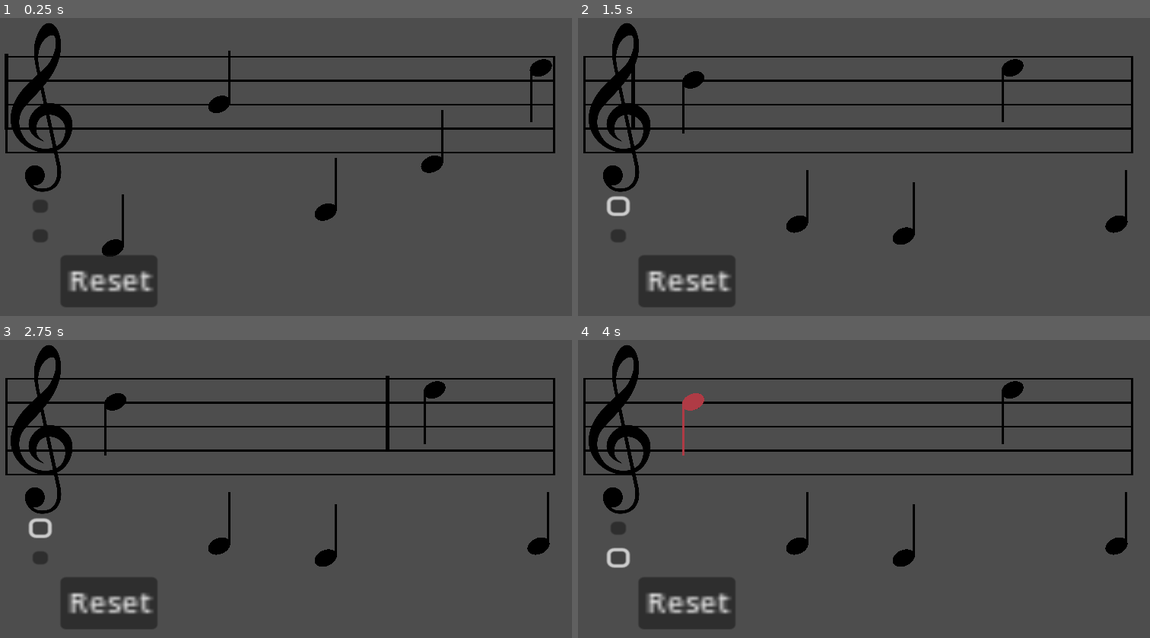
Above: before the commit, frames 1-4 (two rows, left to right).
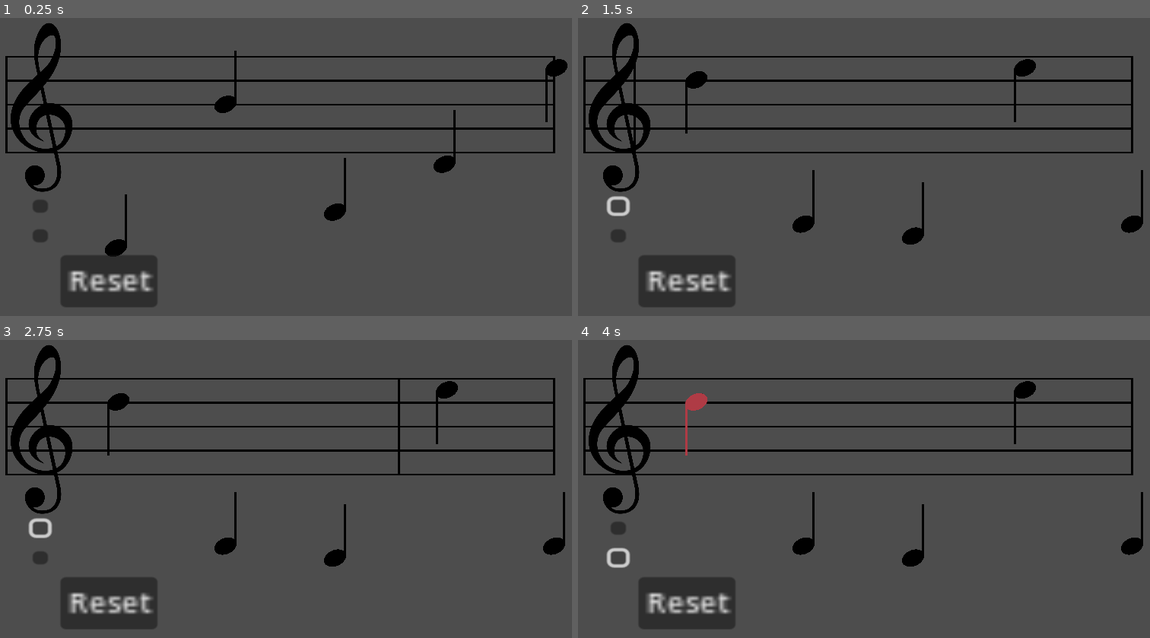
Above: after the commit, the same moments.

Repository: Sniggiho/COMP225-Reluna
Game: Godot game, scene res://Scenes/firstScene.tscn
The game is run twice, just before and just after one commit, with the same random seed, the same clock (stepped at 60 frames per second) and the same inputs.
Inputs (mouse positions are in pixels of both pictures, inside the frame that each line leads up to):
- Up to frame 1 (0.25 s): no input
- Up to frame 2 (1.5 s): click "Reset" at 0.5 s; click (618, 205) at 1.25 s
- Up to frame 3 (2.75 s): click (40, 527) at 2 s
- Up to frame 4 (4 s): click (692, 402) at 2.77 s; click (618, 557) at 3.5 s

The runs differ from the first frame. In frame 1, 1.5% of the frame differs, in the area x 0-100%, y 10-81%; in frame 2, 1.6%; in frame 3, 1.8%, in the area x 18-99%, y 11-77%; in frame 4, 1.5%.

Commit message:
Resized playbar to make it exact size as staff (it was hard)

Diff:
--- a/Project/Scenes/MusicStaff/MusicStaff.gd
+++ b/Project/Scenes/MusicStaff/MusicStaff.gd
@@ -45,14 +45,20 @@
 		Vector2(startX, startY - 2.5),
 		Vector2(startX, y - lineHeight * screenY + 2.2),
 		Color.BLACK,
-		lineThickness * 1.5)
+		lineThickness * 1.5
+	)
 	draw_line(
 		Vector2(startX + screenX * staffLength,startY - 2.5 ),
 		Vector2(startX + screenX * staffLength, y - lineHeight * screenY + 2.2),
 		Color.BLACK,
-		lineThickness * 1.5)
+		lineThickness * 1.5
+	)
+	# total height of (y - lineHeight * screenY) - (startY - 25)
+	var h = (y - lineHeight * screenY + 2.2) - (startY)
+	playBar.points[0] = Vector2(startX, -h/2 + 32)
+	playBar.points[1] = Vector2(startX, h/2 + 32)
 
-
+	playBar.width = lineThickness * 1.5
 #	Doesn't work currently, I wanted to draw a line of the correct width of the first vertical line and make that the play bar.
 #		Will find alternate method.
 #	playBar.draw_line(
--- a/Project/Scenes/MusicStaff/MusicStaff.tscn
+++ b/Project/Scenes/MusicStaff/MusicStaff.tscn
@@ -6,7 +6,7 @@
 
 [sub_resource type="Curve2D" id="Curve2D_urwcl"]
 _data = {
-"points": PackedVector2Array(0, 0, 0, 0, 0, 0, 0, 0, 0, 0, 1399, 0)
+"points": PackedVector2Array(0, 0, 0, 0, 0, 0, 0, 0, 0, 0, 1440, 0)
 }
 point_count = 2
 
@@ -28,6 +28,6 @@
 
 [node name="PlayBar" parent="." node_paths=PackedStringArray("path") instance=ExtResource("3_56f0e")]
 position = Vector2(-2.08165e-12, 93)
-color = Color(0, 0, 0, 1)
+default_color = Color(0, 0, 0, 1)
 antialiased = true
 path = NodePath("../Path2D")
--- a/Project/Scenes/PlayBar/PlayBar.gd
+++ b/Project/Scenes/PlayBar/PlayBar.gd
@@ -1,4 +1,4 @@
-extends Polygon2D
+extends Line2D
 class_name PlayBar
 
 @export var path : Path2D
@@ -10,6 +10,7 @@
 
 # Called when the node enters the scene tree for the first time.
 func _ready():
+	visible = false
 	pass # Replace with function body.
 
 
@@ -29,7 +30,7 @@
 	playing = false
 	visible = false
 	pathFollow.progress_ratio = 0
-	global_position.x = pathFollow.global_position.x
+	global_position = pathFollow.global_position
 	pass
 
 func play() -> void:
--- a/Project/Scenes/PlayBar/play_bar.tscn
+++ b/Project/Scenes/PlayBar/play_bar.tscn
@@ -5,8 +5,9 @@
 [sub_resource type="RectangleShape2D" id="RectangleShape2D_1cbyy"]
 size = Vector2(10, 1000)
 
-[node name="PlayBar" type="Polygon2D"]
-polygon = PackedVector2Array(-5, -100, -5, 100, 5, 100, 5, -100)
+[node name="PlayBar" type="Line2D"]
+points = PackedVector2Array(0, -100, 0, 100)
+width = 5.0
 script = ExtResource("1_3y8rp")
 
 [node name="Area2D" type="Area2D" parent="."]
